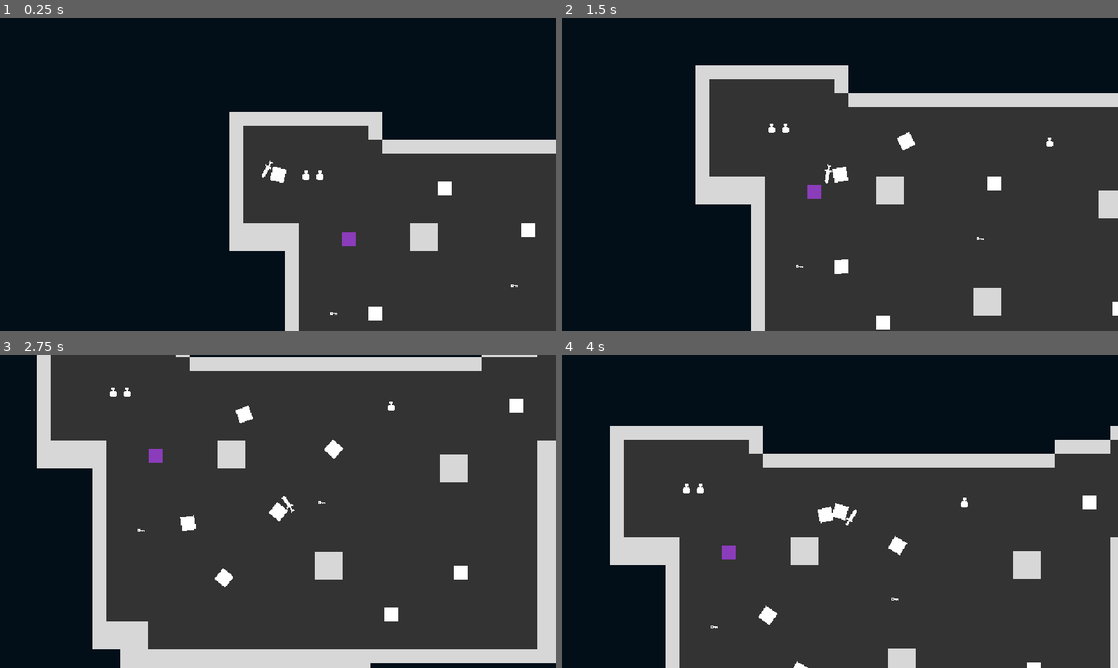
Above: before the commit, frames 1-4 (two rows, left to right).
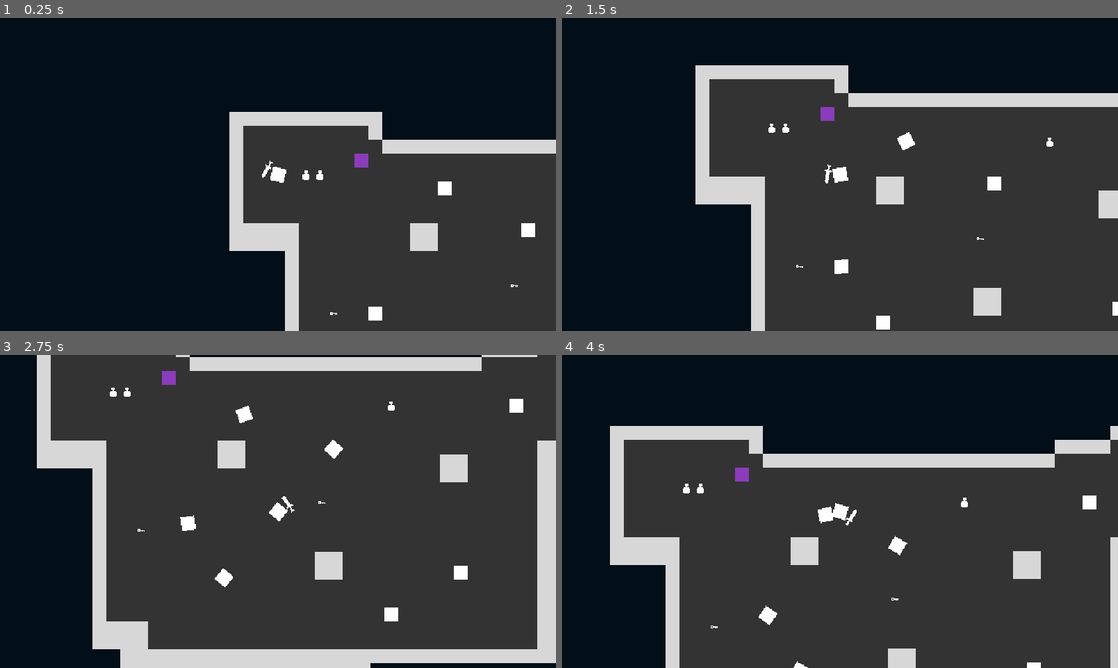
Above: after the commit, the same moments.

Repository: zMenta/Cubesh
Game: Godot game, scene res://main/main.tscn
The game is run twice, just before and just after one commit, with the same random seed, the same clock (stepped at 60 frames per second) and the same inputs.
Inputs (mouse positions are in pixels of both pictures, inside the frame that each line leads up to):
- Up to frame 1 (0.25 s): no input
- Up to frame 2 (1.5 s): tap Enter at 0.5 s; move the mouse to (962, 158) at 0.52 s; hold D (right) 0.53-1.28 s; click (962, 158) at 0.6 s; tap E (interact) at 1.25 s; move the mouse to (728, 190) at 1.27 s; hold S (down) from 1.28 s (still down); tap Space (dodge) at 1.35 s
- Up to frame 3 (2.75 s): move the mouse to (333, 442) at 2.02 s; release S (down) at 2.03 s; hold D (right) from 2.03 s (still down); tap E (interact) at 2.1 s
- Up to frame 4 (4 s): move the mouse to (812, 574) at 2.77 s; release D (right) at 2.78 s; hold W (up) 2.78-3.53 s; click (812, 574) at 2.85 s; move the mouse to (1006, 558) at 3.52 s; hold A (left) from 3.53 s (still down); tap Space (dodge) at 3.6 s

The runs differ from the first frame. In frame 1, 0.2% of the frame differs, in the area x 61-67%, y 43-73%; in frame 2, 0.2%; in frame 3, 0.2%; in frame 4, 0.2%.

Commit message:
added map_exit scene to tilemap

Diff:
--- a/main/main.tscn
+++ b/main/main.tscn
@@ -1,10 +1,9 @@
-[gd_scene load_steps=6 format=3 uid="uid://pupvaq8lygih"]
+[gd_scene load_steps=5 format=3 uid="uid://pupvaq8lygih"]
 
 [ext_resource type="Script" path="res://main/main.gd" id="1_df2tq"]
 [ext_resource type="PackedScene" uid="uid://c7easjs18gum6" path="res://player/player.tscn" id="1_khuke"]
 [ext_resource type="PackedScene" uid="uid://crp5l2fn0pioe" path="res://maps/TestInheritedmap.tscn" id="2_r367f"]
 [ext_resource type="PackedScene" uid="uid://q3clhfv747at" path="res://ui/tooltip/tooltip.tscn" id="5_p63od"]
-[ext_resource type="PackedScene" uid="uid://2v8odbjiw3vl" path="res://maps/props/map_exit/map_exit.tscn" id="5_pauny"]
 
 [node name="Main" type="Node"]
 script = ExtResource("1_df2tq")
@@ -20,9 +19,6 @@
 update_rotation = false
 update_scale = false
 
-[node name="Sprite2D" parent="Map" instance=ExtResource("5_pauny")]
-position = Vector2(217, 162)
-
 [node name="ui" type="Node2D" parent="."]
 
 [node name="Tooltip" parent="ui" instance=ExtResource("5_p63od")]
--- a/maps/TestInheritedmap.tscn
+++ b/maps/TestInheritedmap.tscn
@@ -5,5 +5,5 @@
 [node name="BaseTileMap" instance=ExtResource("1_u4jqg")]
 layer_0/tile_data = PackedInt32Array(65541, 0, 0, 131077, 0, 0, 196613, 0, 0, 262149, 0, 0, 327685, 0, 0, 393221, 0, 0, …(3652 unchanged characters)…
 layer_1/tile_data = PackedInt32Array(131078, 0, 65536, 196614, 0, 65536, 262150, 0, 65536, 327686, 0, 65536, 393222, 0, …(14299 unchanged characters)…
-layer_2/tile_data = PackedInt32Array(983052, 131072, 3, 851993, 131072, 3, 327725, 262144, 2, 327690, 262144, 2, 327691, 262144, 2, 393246, 262144, 2)
+layer_2/tile_data = PackedInt32Array(983052, 131072, 3, 851993, 131072, 3, 327725, 262144, 2, 327690, 262144, 2, 327691, 262144, 2, 393246, 262144, 2, 262158, 1, 196608)
 layer_3/tile_data = PackedInt32Array(327688, 1, 65536, 1245202, 1, 131072, 589850, 1, 131072, 1179683, 1, 131072, 983055, 1, 131072, 393255, 1, 131072, 1376286, 1, 131072, 393236, 1, 131072)
--- a/maps/props/map_exit/map_exit.tscn
+++ b/maps/props/map_exit/map_exit.tscn
@@ -7,7 +7,7 @@
 [sub_resource type="RectangleShape2D" id="RectangleShape2D_5gb53"]
 size = Vector2(16, 16)
 
-[node name="Sprite2D" type="Sprite2D"]
+[node name="MapExit" type="Sprite2D"]
 modulate = Color(0.545098, 0.235294, 0.733333, 1)
 texture_filter = 1
 texture = ExtResource("1_kphh7")
--- a/maps/tile_set.tres
+++ b/maps/tile_set.tres
@@ -1,8 +1,9 @@
-[gd_resource type="TileSet" load_steps=6 format=3 uid="uid://be6lbg8oclykt"]
+[gd_resource type="TileSet" load_steps=7 format=3 uid="uid://be6lbg8oclykt"]
 
 [ext_resource type="Texture2D" uid="uid://djmif1cdtrbmq" path="res://common/assets.png" id="1_8ok2m"]
 [ext_resource type="PackedScene" uid="uid://dldmj136mftgd" path="res://maps/props/player_teleporter/player_teleporter.tscn" id="2_whwjs"]
 [ext_resource type="PackedScene" uid="uid://bgeuskoeq4st3" path="res://maps/props/monster_spawner/monster_spawner.tscn" id="3_bcxk7"]
+[ext_resource type="PackedScene" uid="uid://2v8odbjiw3vl" path="res://maps/props/map_exit/map_exit.tscn" id="4_gdgk1"]
 
 [sub_resource type="TileSetAtlasSource" id="TileSetAtlasSource_4je8h"]
 texture = ExtResource("1_8ok2m")
@@ -33,6 +34,7 @@
 [sub_resource type="TileSetScenesCollectionSource" id="TileSetScenesCollectionSource_s125j"]
 scenes/1/scene = ExtResource("2_whwjs")
 scenes/2/scene = ExtResource("3_bcxk7")
+scenes/3/scene = ExtResource("4_gdgk1")
 
 [resource]
 physics_layer_0/collision_layer = 4
